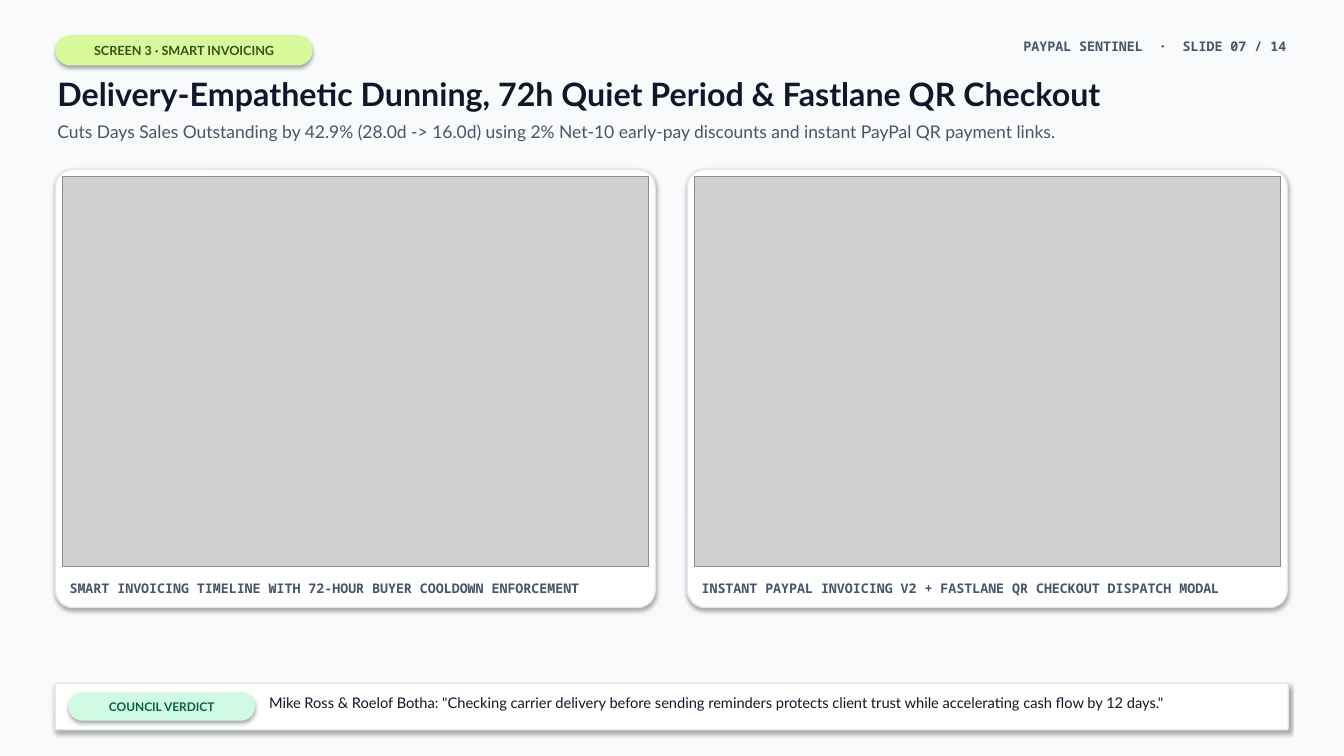
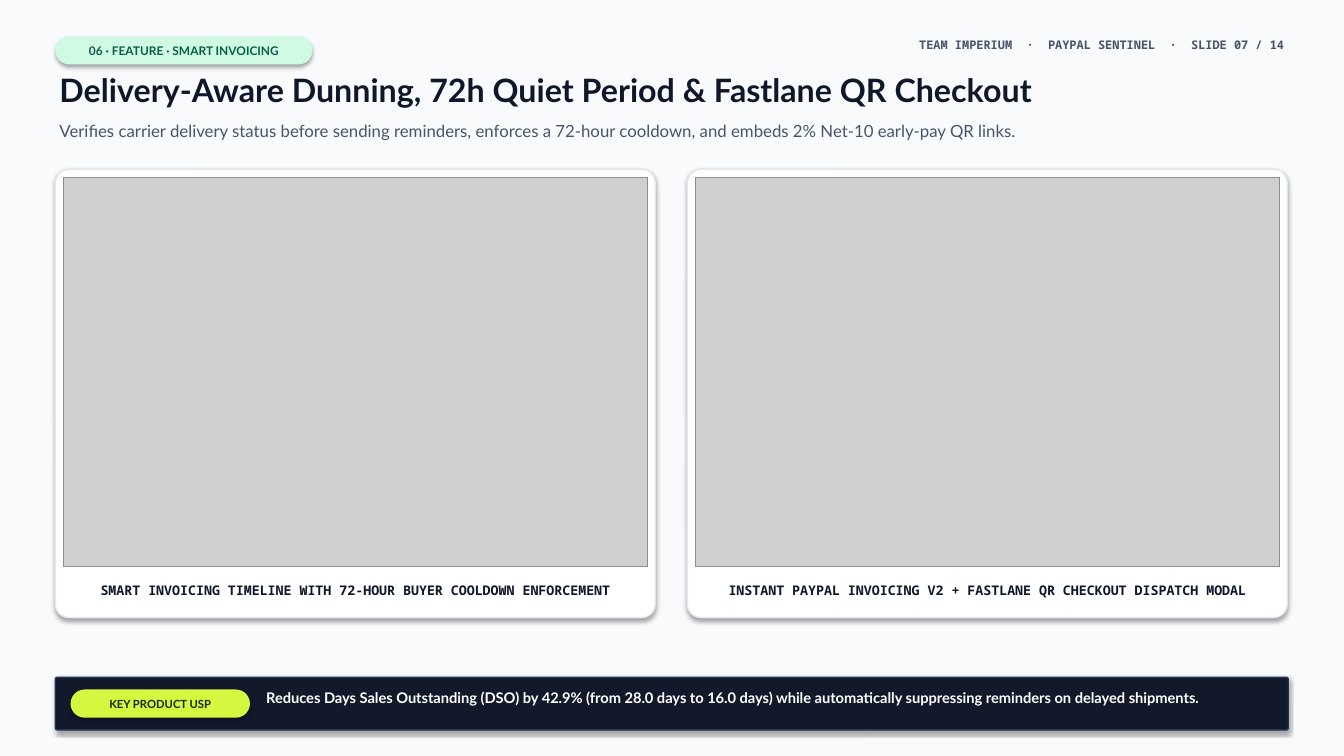
Before and after one commit to surajsaggam/PayPal, a slide deck: slide 7 of deliverables/presentation/PayPal-Sentinel-Executive-Deck.pptx. Drawn at 1344x756 pixels with LibreOffice and Linux fonts; fonts in the diff are those of the drawing; grey boxes stand for pictures. Boxes give left, top, right and bottom in pixels: in the first picture for what was removed or moved away, otherwise in the second. Text is boxed around its words. In the diff, an @@ line names an element or a change of style, - is before the commit and + after.

Commit message:
feat(ppt,deploy): update deck for Team Imperium, remove council/UI references, add Thank You slide & cloud deploy config

```diff
--- a/deliverables/presentation/PayPal-Sentinel-Executive-Deck.pptx
+++ b/deliverables/presentation/PayPal-Sentinel-Executive-Deck.pptx
@@ rounded rectangle "06 · FEATURE · SMART ..." at (55, 36, 313, 65): fill #D9F99D to #D1FAE5 @@
@@ text in rounded rectangle at (89, 46, 279, 55): text changed; size 9 to 8.5 pt; text colour #365314 to #065F46 @@
-SCREEN 3 · SMART INVOICING
+06 · FEATURE · SMART INVOICING
@@ text at (919, 40, 1284, 49): text changed; size 9.5 to 8.5 pt @@
-PAYPAL SENTINEL · SLIDE 07 / 14
+TEAM IMPERIUM · PAYPAL SENTINEL · SLIDE 07 / 14
@@ text at (59, 78, 1032, 108): text changed @@
-Delivery-Empathetic Dunning, 72h Quiet Period & Fastlane QR Checkout
+Delivery-Aware Dunning, 72h Quiet Period & Fastlane QR Checkout
@@ text at (59, 124, 1015, 140): text changed; size 12.5 to 12 pt @@
-Cuts Days Sales Outstanding by 42.9% (28.0d -> 16.0d) using 2% Net-10 early-pay discounts and instant PayPal QR payment links.
+Verifies carrier delivery status before sending reminders, enforces a 72-hour cooldown, and embeds 2% Net-10 early-pay QR links.
@@ rounded rectangle: place and size @@
-rounded rectangle at (55, 169, 655, 608)
+rounded rectangle at (55, 169, 655, 618)
@@ rounded rectangle at (55, 169, 655, 618): proportions changed @@
@@ rounded rectangle at (688, 169, 1288, 618): proportions changed @@
@@ rounded rectangle: place and size @@
-rounded rectangle at (688, 169, 1288, 608)
+rounded rectangle at (688, 169, 1288, 618)
@@ text "SMART INVOICING TIMELINE WITH 72-HOUR ..." at (101, 585, 611, 595): text colour #475569 to #0F172A; alignment left to centre @@
@@ text "INSTANT PAYPAL INVOICING V2 + ..." at (729, 585, 1246, 598): text colour #475569 to #0F172A; alignment left to centre @@
@@ rounded rectangle: place and size @@
-rounded rectangle at (55, 684, 1289, 730)
+rounded rectangle at (55, 678, 1289, 730)
@@ rounded rectangle at (55, 678, 1289, 730): fill #FFFFFF to #11192B; outline #E2E8F0 1 pt to #24324D 1 pt; proportions changed @@
@@ rounded rectangle "KEY PRODUCT USP": place and size @@
-rounded rectangle "KEY PRODUCT USP" at (69, 693, 255, 721)
+rounded rectangle "KEY PRODUCT USP" at (71, 690, 250, 718)
@@ rounded rectangle "KEY PRODUCT USP" at (71, 690, 250, 718): fill #D1FAE5 to #D4F73F @@
@@ text in rounded rectangle at (109, 700, 211, 708): text changed; size 8.5 to 8 pt; text colour #065F46 to #1A2604 @@
-COUNCIL VERDICT
+KEY PRODUCT USP
@@ text at (266, 691, 1199, 706): text changed; text colour #0F172A to #FFFFFF; bold on @@
-Mike Ross & Roelof Botha: "Checking carrier delivery before sending reminders protects client trust while accelerating cash flow by 12 days."
+Reduces Days Sales Outstanding (DSO) by 42.9% (from 28.0 days to 16.0 days) while automatically suppressing reminders on delayed shipments.
```
Also in this commit, not shown: 7 other slides changed, 6 slides added, 6 slides removed, 8 other files.
